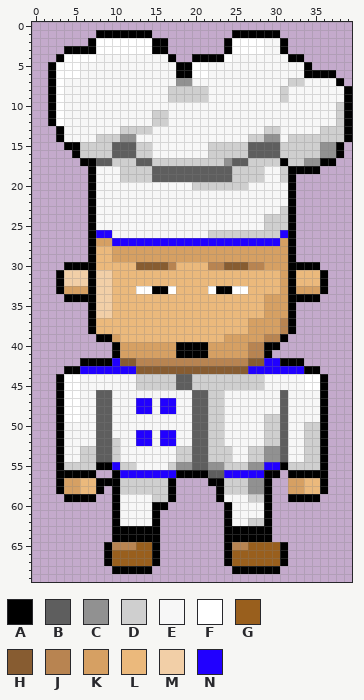
Two states of a sprite sheet, src/com/fallout/undercooked/model/Spritesheets/largeBlueChef.png. The picture above was drawn from the file before the commit.
The file is 40x70 pixels.
Palette (. is transparent): A #000000  B #5e5e5e  C #919191  D #cfcfcf  E #f7f7f7  F #ffffff  G #995f1d  H #875c31  J #b88451  K #d6a063  L #ebb97c  M #f2cfa7  N #2100ff
After the commit:
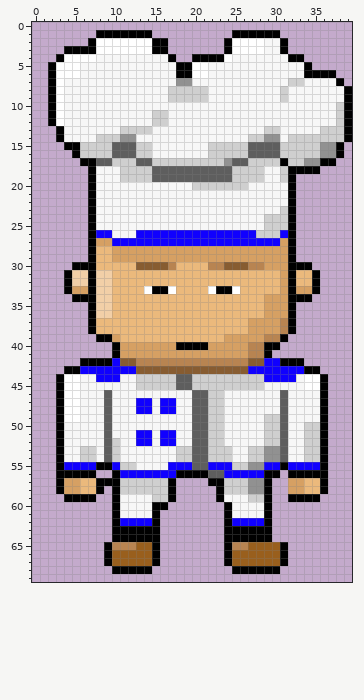
What changed:
{"colour":"N","old":"#2100ff","new":"#1000ff"}
{"y":26,"x":13,"old":"EEEEEEEEEDDDDDD","new":"NNNNNNNNNNNNNNN"}
{"y":30,"x":4,"old":"A","new":"."}
{"y":30,"x":35,"old":"A","new":"."}
{"y":31,"x":3,"old":"AM","new":".A"}
{"y":31,"x":35,"old":"LA","new":"A."}
{"y":32,"x":3,"old":"AM","new":".A"}
{"y":32,"x":35,"old":"LA","new":"A."}
{"y":33,"x":3,"old":"AK","new":".A"}
{"y":33,"x":13,"old":"F","new":"L"}
{"y":33,"x":26,"old":"F","new":"L"}
{"y":33,"x":35,"old":"KA","new":"A."}
{"y":34,"x":4,"old":"A","new":"."}
{"y":34,"x":35,"old":"A","new":"."}
{"y":41,"x":18,"old":"AAAA","new":"KKKK"}
{"y":44,"x":8,"old":"EEE","new":"NNN"}
{"y":44,"x":29,"old":"EEEE","new":"NNNN"}
{"y":46,"x":8,"old":"B","new":"E"}
{"y":47,"x":8,"old":"B","new":"E"}
{"y":48,"x":8,"old":"B","new":"E"}
{"y":49,"x":8,"old":"B","new":"E"}
{"y":50,"x":8,"old":"B","new":"E"}
{"y":51,"x":8,"old":"B","new":"E"}
{"y":52,"x":8,"old":"B","new":"E"}
{"y":53,"x":8,"old":"B","new":"E"}
{"y":54,"x":8,"old":"B","new":"E"}
{"y":55,"x":4,"old":"DDDD","new":"NNNN"}
{"y":55,"x":17,"old":"DCC","new":"NNN"}
{"y":55,"x":22,"old":"CCD","new":"NNN"}
{"y":55,"x":32,"old":"DDDD","new":"NNNN"}
{"y":62,"x":11,"old":"EEEE","new":"NNNN"}
{"y":62,"x":25,"old":"EEDD","new":"NNNN"}
{"label":"changed","picture_box":[96,230,328,302]}
{"label":"changed","picture_box":[56,262,72,302]}
{"label":"changed","picture_box":[176,350,208,358]}
{"label":"changed","picture_box":[64,358,320,478]}
{"label":"changed","picture_box":[120,518,152,526]}
{"label":"changed","picture_box":[232,518,264,526]}
